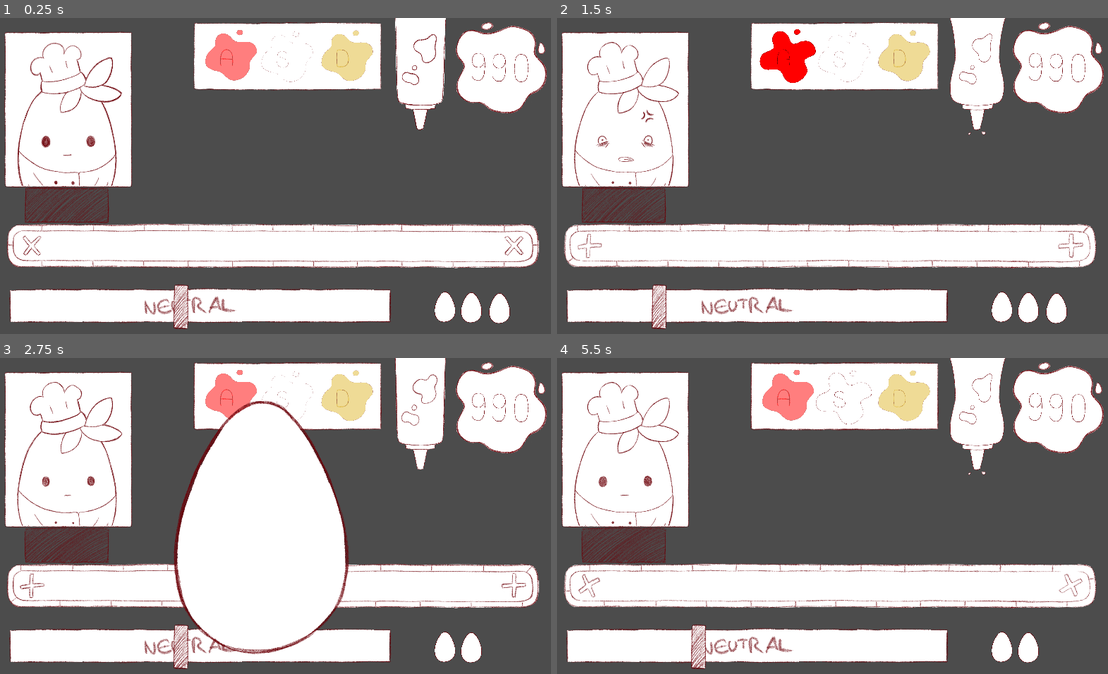
Above: before the commit, frames 1-4 (two rows, left to right).
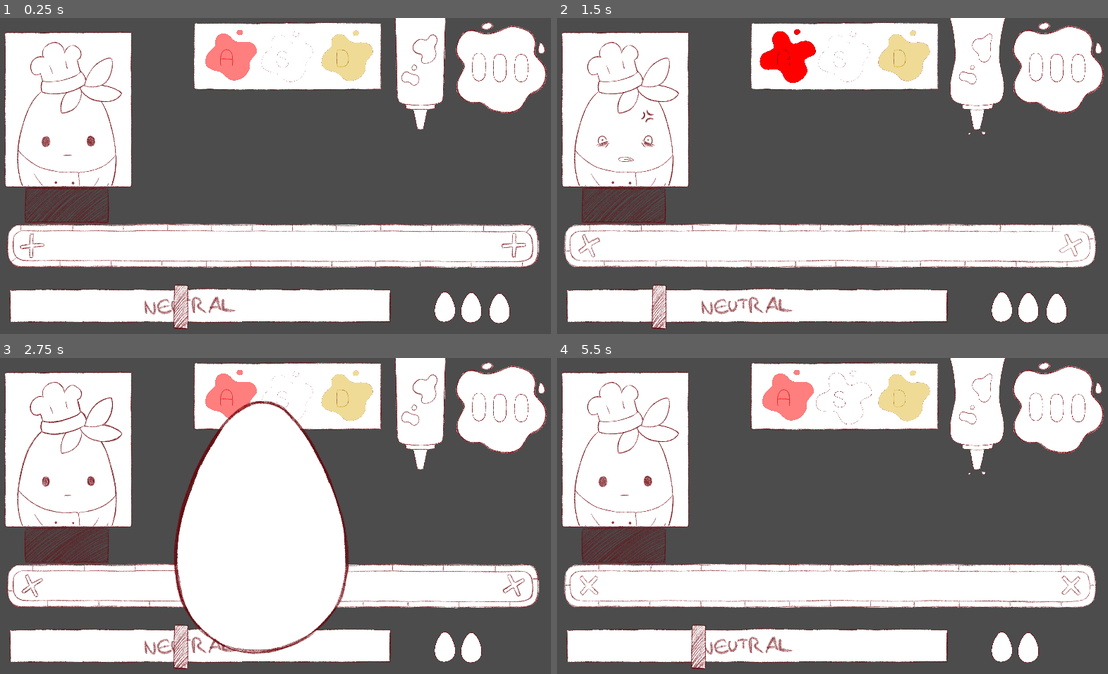
Above: after the commit, the same moments.

Repository: christophprenissl/sauce_game
Game: Godot game, scene res://Scenes/Game.tscn
The game is run twice, just before and just after one commit, with the same random seed, the same clock (stepped at 60 frames per second) and the same inputs.
Inputs:
- Up to frame 1 (0.25 s): no input
- Up to frame 2 (1.5 s): tap S (sauce_s) at 0.6 s; tap A (sauce_a) at 1.35 s
- Up to frame 3 (2.75 s): tap S (sauce_s) at 1.55, 2.3 s; tap D (sauce_d) at 2.1 s
- Up to frame 4 (5.5 s): tap S (sauce_s) at 2.85, 3.6, 4.55, 5.3 s; tap A (sauce_a) at 4.35 s; tap D (sauce_d) at 5.1 s

The runs differ from the first frame. In frame 1, 1.3% of the frame differs, in the area x 1-98%, y 0-79%; in frame 2, 0.5%; in frame 3, 0.4%; in frame 4, 0.5%.

Commit message:
added mood change when dish moves outside line without sauce

Diff:
--- a/Scenes/Game.gd
+++ b/Scenes/Game.gd
@@ -122,3 +122,8 @@
 	paused = false
 	dishes.start_dishes()
 	production_line.set_paused(false)
+
+func _on_without_sauce_served():
+	mood -= 1
+	mood_meter.set_mood(mood)
+	set_chef_mood(mood)
--- a/Scenes/Game.tscn
+++ b/Scenes/Game.tscn
@@ -653,7 +653,6 @@
 scale = Vector2( 0.6, 0.6 )
 frames = SubResource( 30 )
 animation = "neutral"
-frame = 2
 playing = true
 
 [node name="MusicPlayerLvl1" type="AudioStreamPlayer" parent="."]
@@ -673,6 +672,7 @@
 position = Vector2( 961, 773 )
 frames = SubResource( 2 )
 animation = "moving"
+frame = 4
 playing = true
 script = ExtResource( 3 )
 spawn_rate = 200
@@ -709,7 +709,7 @@
 scale = Vector2( 0.347163, 0.35108 )
 frames = SubResource( 8 )
 animation = "idle"
-frame = 1
+frame = 2
 playing = true
 script = ExtResource( 5 )
 
@@ -807,27 +807,27 @@
 position = Vector2( -223.334, -11.6665 )
 scale = Vector2( 0.4, 0.4 )
 frames = SubResource( 75 )
-animation = "9"
+animation = "0"
 frame = 2
 playing = true
 
 [node name="Tens" type="AnimatedSprite" parent="ScoreBoard"]
 unique_name_in_owner = true
 position = Vector2( 13.333, -1.66663 )
+scale = Vector2( 0.4, 0.4 )
+frames = SubResource( 75 )
+animation = "0"
+frame = 2
+playing = true
+
+[node name="Ones" type="AnimatedSprite" parent="ScoreBoard"]
+unique_name_in_owner = true
+position = Vector2( 256.666, 1.66663 )
 scale = Vector2( 0.4, 0.4 )
 frames = SubResource( 75 )
 animation = "9"
 playing = true
 
-[node name="Ones" type="AnimatedSprite" parent="ScoreBoard"]
-unique_name_in_owner = true
-position = Vector2( 256.666, 1.66663 )
-scale = Vector2( 0.4, 0.4 )
-frames = SubResource( 75 )
-animation = "9"
-frame = 2
-playing = true
-
 [node name="EggBreaker" type="AnimatedSprite" parent="."]
 unique_name_in_owner = true
 visible = false
--- a/Scripts/Dish.gd
+++ b/Scripts/Dish.gd
@@ -20,6 +20,7 @@
 var paused = false
 
 signal speed_set(value)
+signal without_sauce_served
 
 func _ready():
 	sauce_indicator1.color = colora
@@ -43,6 +44,7 @@
 
 func _on_Dish_area_entered(area: Area2D):
 	if area.collision_layer == 2:
+		emit_signal("without_sauce_served")
 		queue_free()
 
 
--- a/Scripts/ProductionLine.gd
+++ b/Scripts/ProductionLine.gd
@@ -20,6 +20,7 @@
 	if rand_num == 0 && production_area.get_overlapping_areas().size() == 0:
 		var production_pos = production_area.global_position
 		var dish_instance = dish.instance()
+		dish_instance.connect("without_sauce_served", game, "_on_without_sauce_served")
 
 		var rand_type = randi() % 3
 		var indicators = [-1,-1,-1]
